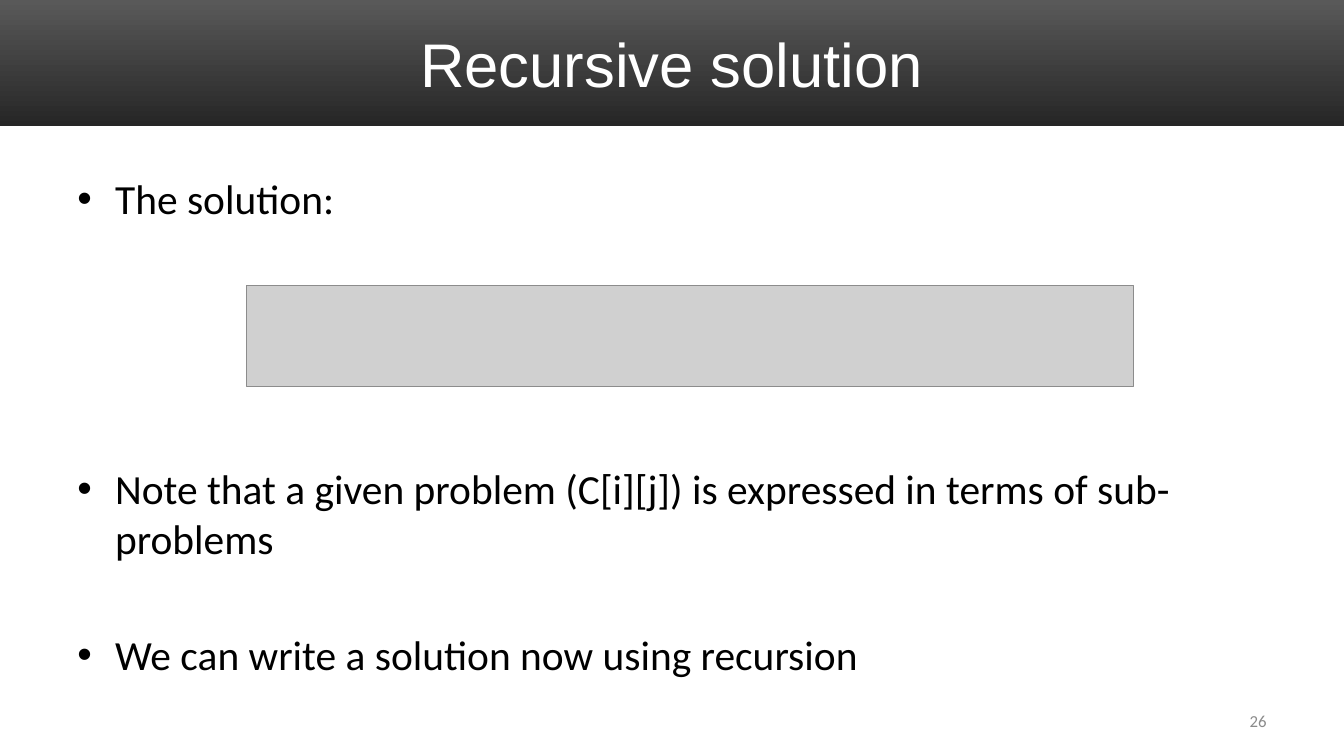
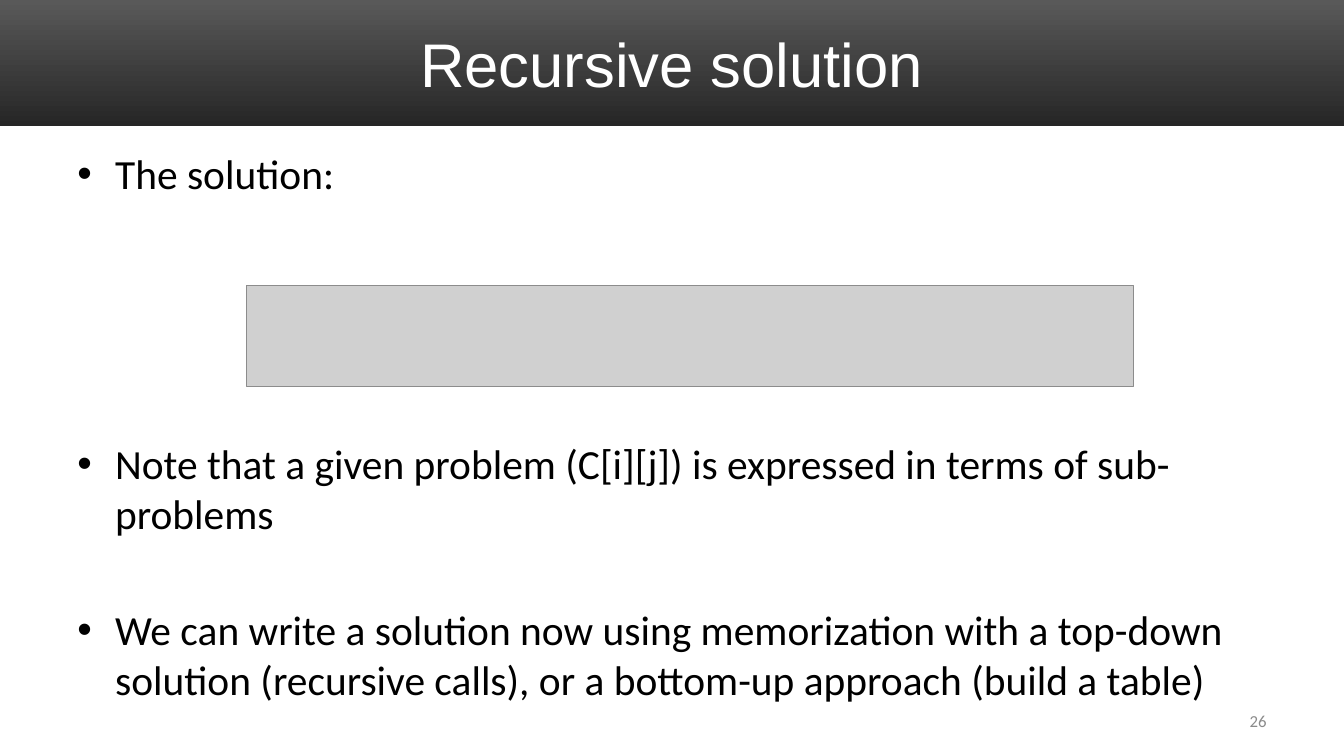
Before and after one commit to uva-cs/cs4102-f21, a slide deck: slide 26 of slides/DP_Greedy_coinChange.pptx. Drawn at 1344x756 pixels with LibreOffice and Linux fonts; fonts in the diff are those of the drawing; grey boxes stand for pictures. Boxes give left, top, right and bottom in pixels: in the first picture for what was removed or moved away, otherwise in the second. Text is boxed around its words. In the diff, an @@ line names an element or a change of style, - is before the commit and + after.

```diff
--- a/slides/DP_Greedy_coinChange.pptx
+++ b/slides/DP_Greedy_coinChange.pptx
@@ text at [115, 616, 1223, 702]: text changed @@
-• We can write a solution now using recursion
+• We can write a solution now using memorization with a top-down solution (recursive calls), or a bottom-up approach (build a table)
```
Also in this commit, not shown: 5 other slides changed.
